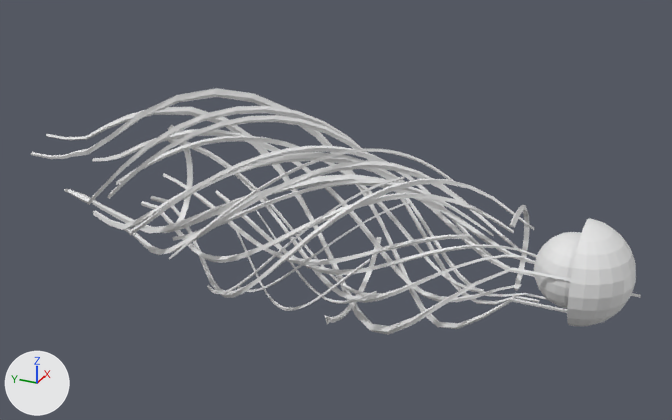
One commit to the OBJ model Assets/Models/UpperArm/bras_0009.obj: the scene before it, then after it.
Rendered twice from a 50 mm camera at (-1.051, -0.507, 0.547) aimed at (0.03, -0.02, 0.007). Lighting does not change. The marker at lower left points along +X, +Y and +Z. Where no turn or scale is listed for an object, it has been applied to the vertices. Vertices at the same position are counted once.

Names of what the first picture shows: 'bras_0009'.
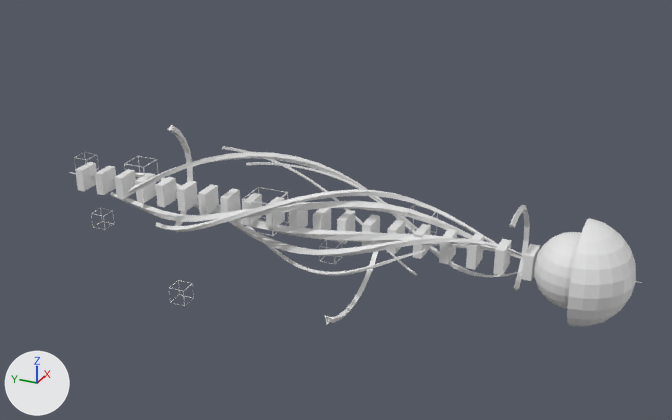
Changed parts and their boxes (x1, y1, x2, y2) in the pictures (672 x 420 px):
'bras_0009', reshaped (6% narrower, 19% shorter): before (31, 88, 641, 335); after (69, 125, 642, 326)
part 1 of me_bras_0009, added: after (522, 244, 540, 281)
part 2 of me_bras_0009, added: after (493, 239, 512, 275)
part 3 of me_bras_0009, added: after (466, 234, 484, 270)
part 4 of me_bras_0009, added: after (439, 229, 457, 264)
part 5 of me_bras_0009, added: after (413, 224, 431, 259)
part 6 of me_bras_0009, added: after (387, 219, 405, 254)
part 7 of me_bras_0009, added: after (362, 214, 380, 246)
part 8 of me_bras_0009, added: after (337, 210, 355, 244)
part 9 of me_bras_0009, added: after (313, 208, 331, 230)
part 10 of me_bras_0009, added: after (289, 202, 308, 230)
part 11 of me_bras_0009, added: after (266, 197, 285, 229)
part 12 of me_bras_0009, added: after (243, 193, 262, 225)
part 13 of me_bras_0009, added: after (220, 188, 241, 213)
part 14 of me_bras_0009, added: after (198, 185, 219, 215)
part 15 of me_bras_0009, added: after (177, 180, 198, 212)
part 16 of me_bras_0009, added: after (156, 177, 177, 207)
part 17 of me_bras_0009, added: after (135, 173, 156, 203)
part 18 of me_bras_0009, added: after (115, 169, 136, 199)
part 19 of me_bras_0009, added: after (95, 166, 116, 195)
part 20 of me_bras_0009, added: after (75, 162, 97, 191)
part 21 of me_bras_0009, rebuilt: before (141, 193, 514, 263); after (156, 189, 520, 256)
part 22 of me_bras_0009, rebuilt: before (215, 190, 520, 275); after (246, 225, 426, 276)
part 23 of me_bras_0009, rebuilt (11% narrower, 32% shorter): before (108, 115, 548, 300); after (129, 152, 522, 277)
part 24 of me_bras_0009, rebuilt (14% shorter): before (124, 160, 537, 258); after (135, 172, 524, 256)

Patch to the scene script:
```diff
--- a/Assets/Models/UpperArm/bras_0009.obj.py
+++ b/Assets/Models/UpperArm/bras_0009.obj.py
@@ me_bras_0009 @@
-me_bras_0009.from_pydata(...)  # 2687 vertices, 2743 faces; spans x -0.13..0.162, y -0.437..0.461, z -0.143..0.159
+me_bras_0009.from_pydata(...)  # 1805 vertices, 1744 faces; spans x -0.114..0.115, y -0.437..0.421, z -0.131..0.086
+# me_bras_0009 part 1: a new loose piece, a box spanning x -0.017..0.017, y -0.309..-0.297, z -0.017..0.017
+# me_bras_0009 part 2: a new loose piece, a box spanning x -0.017..0.017, y -0.273..-0.261, z -0.017..0.017
+# me_bras_0009 part 3: a new loose piece, a box spanning x -0.017..0.017, y -0.236..-0.224, z -0.017..0.017
+# me_bras_0009 part 4: a new loose piece, a box spanning x -0.017..0.017, y -0.2..-0.188, z -0.017..0.017
+# me_bras_0009 part 5: a new loose piece, a box spanning x -0.017..0.017, y -0.164..-0.152, z -0.017..0.017
+# me_bras_0009 part 6: a new loose piece, a box spanning x -0.017..0.017, y -0.128..-0.116, z -0.017..0.017
+# me_bras_0009 part 7: a new loose piece, a box spanning x -0.017..0.017, y -0.092..-0.08, z -0.017..0.017
+# me_bras_0009 part 8: a new loose piece, a box spanning x -0.017..0.017, y -0.055..-0.043, z -0.017..0.017
+# me_bras_0009 part 9: a new loose piece, a box spanning x -0.017..0.017, y -0.019..-0.007, z -0.017..0.017
+# me_bras_0009 part 10: a new loose piece, a box spanning x -0.017..0.017, y 0.017..0.029, z -0.017..0.017
+# me_bras_0009 part 11: a new loose piece, a box spanning x -0.017..0.017, y 0.053..0.065, z -0.017..0.017
+# me_bras_0009 part 12: a new loose piece, a box spanning x -0.017..0.017, y 0.089..0.101, z -0.017..0.017
+# me_bras_0009 part 13: a new loose piece, a box spanning x -0.017..0.017, y 0.126..0.138, z -0.017..0.017
+# me_bras_0009 part 14: a new loose piece, a box spanning x -0.017..0.017, y 0.162..0.174, z -0.017..0.017
+# me_bras_0009 part 15: a new loose piece, a box spanning x -0.017..0.017, y 0.198..0.21, z -0.017..0.017
+# me_bras_0009 part 16: a new loose piece, a box spanning x -0.017..0.017, y 0.234..0.246, z -0.017..0.017
+# me_bras_0009 part 17: a new loose piece, a box spanning x -0.017..0.017, y 0.27..0.283, z -0.017..0.017
+# me_bras_0009 part 18: a new loose piece, a box spanning x -0.017..0.017, y 0.307..0.319, z -0.017..0.017
+# me_bras_0009 part 19: a new loose piece, a box spanning x -0.017..0.017, y 0.343..0.355, z -0.017..0.017
+# me_bras_0009 part 20: a new loose piece, a box spanning x -0.017..0.017, y 0.379..0.391, z -0.017..0.017
+# me_bras_0009 part 21: the loose piece of 98 vertices spanning x -0.086..0.043, y -0.272..0.314, z -0.083..0.074 is rebuilt with 98 vertices and now spans x -0.059..0.036, y -0.298..0.245, z -0.047..0.059
+# me_bras_0009 part 22: the loose piece of 98 vertices spanning x -0.061..0.065, y -0.29..0.192, z -0.068..0.025 is rebuilt with 98 vertices and now spans x -0.065..0.061, y -0.18..0.168, z -0.071..0.017
+# me_bras_0009 part 23: the loose piece of 98 vertices spanning x -0.115..0.133, y -0.353..0.256, z -0.079..0.136 is rebuilt with 98 vertices and now spans x -0.068..0.082, y -0.353..0.256, z -0.048..0.083
+# me_bras_0009 part 24: the loose piece of 98 vertices spanning x -0.101..0.065, y -0.337..0.326, z -0.08..0.099 is rebuilt with 98 vertices and now spans x -0.048..0.043, y -0.337..0.326, z -0.05..0.025
+# me_bras_0009 part 25: the loose piece of 98 vertices spanning x -0.061..0.056, y -0.226..0.277, z -0.063..0.033 is rebuilt with 98 vertices and now spans x -0.043..0.026, y -0.437..0.339, z -0.034..0.043
+# me_bras_0009 part 26: the loose piece of 98 vertices spanning x -0.074..0.054, y -0.416..0.421, z -0.053..0.074 is rebuilt with 98 vertices and now spans x -0.026..0.022, y -0.416..0.421, z -0.026..0.017
+# me_bras_0009 part 27: the loose piece of 98 vertices spanning x -0.116..-0.042, y -0.161..0.099, z -0.107..0.081 is deleted
+# me_bras_0009 part 28: 1470 vertices removed from x -0.13..0.162, y -0.437..0.461, z -0.143..0.159; 518 vertices added at x -0.114..0.08, y -0.243..0.386, z -0.11..0.076
```
